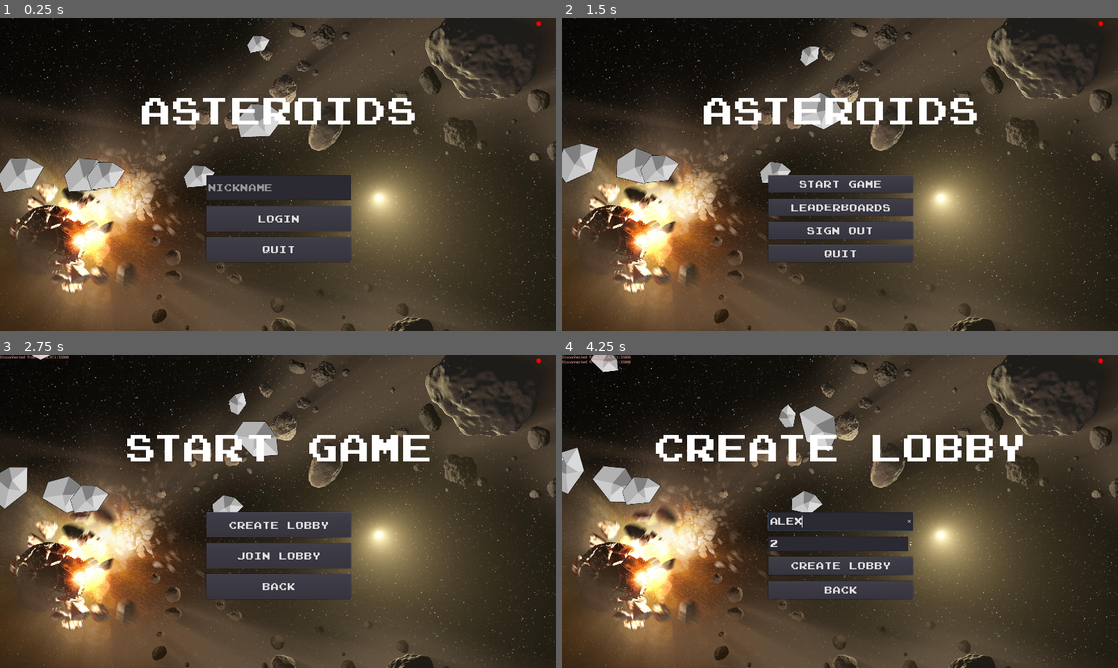
Above: before the commit, frames 1-4 (two rows, left to right).
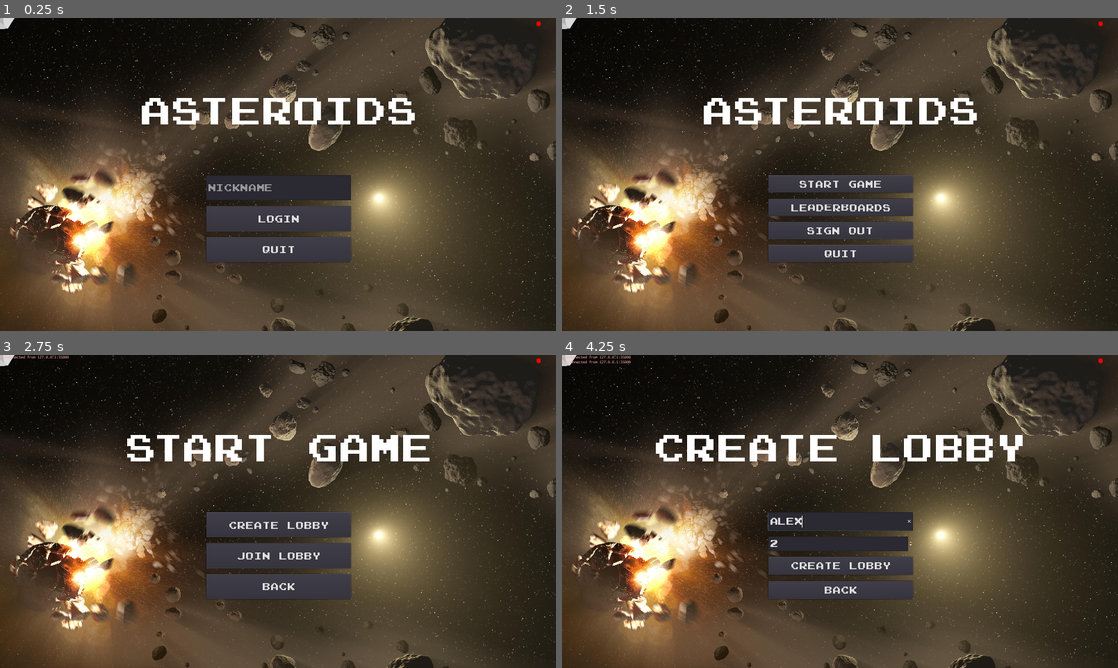
Above: after the commit, the same moments.

Repository: PapiCZ/kiv_ups
Game: Godot game, scene res://Game.tscn
Same seed, same stepped clock (60 frames per second), same inputs: the game is played once before the commit and once after it.
Inputs (mouse positions are in pixels of both pictures, inside the frame that each line leads up to):
- Up to frame 1 (0.25 s): no input
- Up to frame 2 (1.5 s): click (840, 187) at 0.52 s; type "Alex" at 0.6 s; click "Login" at 1.25 s
- Up to frame 3 (2.75 s): click "Start game" at 2 s
- Up to frame 4 (4.25 s): click "Create lobby" at 2.75 s; click (840, 520) at 3.52 s; type "Alex" at 3.6 s

The runs differ from the first frame. In frame 1, 2.5% of the frame differs, in the area x 0-52%, y 0-56%; in frame 2, 2.3%; in frame 3, 2.5%; in frame 4, 2.7%, in the area x 0-50%, y 0-51%.

Commit message:
For sure

Diff:
--- /dev/null
+++ b/client/InGame.tscn
@@ -0,0 +1,11 @@
+[gd_scene load_steps=3 format=2]
+
+[ext_resource path="res://objects/SpaceShip.tscn" type="PackedScene" id=1]
+[ext_resource path="res://objects/SpaceShip.gd" type="Script" id=2]
+
+[node name="InGame" type="Node2D"]
+
+[node name="SpaceShip" parent="." instance=ExtResource( 1 )]
+position = Vector2( 924.796, 549.546 )
+scale = Vector2( 0.2, 0.2 )
+script = ExtResource( 2 )
--- a/client/Menu.gd
+++ b/client/Menu.gd
@@ -24,7 +24,7 @@
 
 func load():
 	for menu in Menu.all().values():
-		emit_signal("menu_added", menu)
+		emit_signal("change_menu", menu)
 
 func all():
 	return menus
@@ -51,3 +51,7 @@
 	if len(menu_stack) >= 2:
 		menu_stack.pop_back()
 		emit_signal("change_menu", menu_stack.back())
+
+func hide_and_reset_stack():
+	menu_stack = []
+	emit_signal("change_menu", null)
--- a/client/forms/Background.gd
+++ b/client/forms/Background.gd
@@ -30,21 +30,23 @@
 	return Vector2(rand_range(-40, 40), rand_range(-40, 40))
 
 func reset_asteroid(asteroid):
-	var rect = OS.get_screen_size()
-	asteroid.position = random_asteroid_position(rect)
-	asteroid.rotation_ = rand_range(-20, 20)
-	var scale = rand_range(0.5, 1.5)
-	asteroid.get_node("Sprite").scale = Vector2(scale, scale)
-	asteroid.velocity = random_asteroid_velocity()
+	pass
+	# var rect = OS.get_screen_size()
+	# asteroid.position = random_asteroid_position(rect)
+	# asteroid.rotation_ = rand_range(-20, 20)
+	# var scale = rand_range(0.5, 1.5)
+	# asteroid.get_node("Sprite").scale = Vector2(scale, scale)
+	# asteroid.velocity = random_asteroid_velocity()
 
 # Called every frame. "delta" is the elapsed time since the previous frame.
 func _process(delta):
-	for a in asteroids:
-		a.position += a.velocity * delta
-		a.get_node("Sprite").rotation_degrees += a.rotation_ * delta
+	pass
+	# for a in asteroids:
+		# a.position += a.velocity * delta
+		# a.get_node("Sprite").rotation_degrees += a.rotation_ * delta
 
-		var size = OS.get_screen_size()
-		var r = Rect2(-100, -100, size[0] + 200, size[1] + 200)
+		# var size = OS.get_screen_size()
+		# var r = Rect2(-100, -100, size[0] + 200, size[1] + 200)
 
-		if not r.has_point(a.position):
-			reset_asteroid(a)
+		# if not r.has_point(a.position):
+		# 	reset_asteroid(a)
--- a/client/forms/FormWrapper.gd
+++ b/client/forms/FormWrapper.gd
@@ -12,4 +12,6 @@
 func _on_menu_changed(menu_root_node):
 	for i in range(0, get_child_count()):
 		call_deferred("remove_child", get_child(i))
-	call_deferred("add_child", menu_root_node)
+
+	if menu_root_node:
+		call_deferred("add_child", menu_root_node)
--- a/client/forms/join_lobby_menu/JoinLobby.gd
+++ b/client/forms/join_lobby_menu/JoinLobby.gd
@@ -13,8 +13,22 @@
 	for lobby in data[0].response.data.lobbies:
 		var button = Button.new()
 		button.text = "%-29s%d/%d" % [lobby.name, lobby.connected_players, lobby.players_limit]
+		button.connect("pressed", self, "_connect_lobby", [lobby.name])
 
 		$FormContainer/PanelContainer/ScrollContainer/LobbyList.add_child(button)
+
+func _connect_lobby(lobby_name):
+	Network.send({
+		"name": lobby_name
+	}, MessageTypes.JOIN_LOBBY, self, "_on_lobby_connected", [lobby_name])
+
+
+func _on_lobby_connected(data):
+	var menu = Menu.get(Menu.MENU_LEVEL.LOBBY, false)
+	menu.lobby_name = data[1]
+	menu.get_node("Label").text = "Lobby " + data[1]
+	Menu.go(Menu.MENU_LEVEL.LOBBY)
+	Menu.reset(Menu.MENU_LEVEL.LOBBY)
 
 func _on_Back_pressed():
 	Menu.back()
--- a/client/forms/lobby_menu/Lobby.gd
+++ b/client/forms/lobby_menu/Lobby.gd
@@ -1,14 +1,25 @@
 extends VBoxContainer
 
 var lobby_name
+var InGame = preload("res://InGame.tscn")
 
-# Called when the node enters the scene tree for the first time.
-func _ready():
-	pass # Replace with function body.
+func _load():
+	Network.send({}, MessageTypes.LIST_LOBBY_PLAYERS, self, "_on_lobby_players_loaded")
 
-# Called every frame. 'delta' is the elapsed time since the previous frame.
-#func _process(delta):
-#	pass
+	Network.connect_message(MessageTypes.START_GAME_RESPONSE, self, "_start_game")
+
+func _on_lobby_players_loaded(data):
+	if data[0].response.status:
+		for player_name in data[0].response.data.players:
+			$FormContainer/PlayersContainer.add_player(player_name)
+
+func _on_Start_pressed():
+	Network.disconnect_message(MessageTypes.START_GAME_RESPONSE)
+	Network.send({}, MessageTypes.START_GAME, self, "_start_game")
+
+func _start_game(data):
+	Menu.hide_and_reset_stack()
+	get_parent().get_parent().get_parent().add_child(InGame.instance())
 
 func _on_Back_pressed():
 	Network.send({
--- a/client/forms/lobby_menu/Lobby.tscn
+++ b/client/forms/lobby_menu/Lobby.tscn
@@ -1,9 +1,8 @@
-[gd_scene load_steps=6 format=2]
+[gd_scene load_steps=5 format=2]
 
 [ext_resource path="res://forms/lobby_menu/Lobby.gd" type="Script" id=1]
 [ext_resource path="res://fonts/joystix monospace.ttf" type="DynamicFontData" id=2]
-[ext_resource path="res://sprites/player_not_ready.png" type="Texture" id=3]
-[ext_resource path="res://fonts/joystix_monospace_small.tres" type="DynamicFont" id=4]
+[ext_resource path="res://forms/lobby_menu/PlayersContainer.gd" type="Script" id=3]
 
 [sub_resource type="DynamicFont" id=1]
 size = 130
@@ -11,9 +10,9 @@
 
 [node name="Lobby" type="VBoxContainer"]
 margin_left = 7.30593
-margin_top = 2.71115
+margin_top = -1.60587
 margin_right = 1303.3
-margin_bottom = 608.711
+margin_bottom = 604.394
 custom_constants/separation = 150
 script = ExtResource( 1 )
 
@@ -34,37 +33,22 @@
 size_flags_vertical = 5
 custom_constants/separation = 20
 
-[node name="HBoxContainer" type="HBoxContainer" parent="FormContainer"]
+[node name="PlayersContainer" type="HBoxContainer" parent="FormContainer"]
 margin_right = 500.0
-margin_bottom = 128.0
 size_flags_horizontal = 3
 alignment = 1
+script = ExtResource( 3 )
 
-[node name="VBoxContainer" type="VBoxContainer" parent="FormContainer/HBoxContainer"]
-editor/display_folded = true
-margin_left = 200.0
-margin_right = 300.0
-margin_bottom = 128.0
-
-[node name="TextureRect" type="TextureRect" parent="FormContainer/HBoxContainer/VBoxContainer"]
-margin_right = 100.0
-margin_bottom = 100.0
-rect_min_size = Vector2( 100, 100 )
-texture = ExtResource( 3 )
-expand = true
-stretch_mode = 6
-
-[node name="Label" type="Label" parent="FormContainer/HBoxContainer/VBoxContainer"]
-margin_top = 104.0
-margin_right = 100.0
-margin_bottom = 128.0
-custom_fonts/font = ExtResource( 4 )
-text = "asd"
-align = 1
+[node name="Start" type="Button" parent="FormContainer"]
+margin_top = 20.0
+margin_right = 500.0
+margin_bottom = 68.0
+text = "Start"
 
 [node name="Back" type="Button" parent="FormContainer"]
-margin_top = 148.0
+margin_top = 88.0
 margin_right = 500.0
-margin_bottom = 196.0
+margin_bottom = 136.0
 text = "Back"
+[connection signal="pressed" from="FormContainer/Start" to="." method="_on_Start_pressed"]
 [connection signal="pressed" from="FormContainer/Back" to="." method="_on_Back_pressed"]
--- /dev/null
+++ b/client/forms/lobby_menu/PlayersContainer.gd
@@ -0,0 +1,22 @@
+extends HBoxContainer
+
+var players = []
+
+func add_player(player_name):
+	players.append({
+		"name": player_name
+	})
+
+	var player_container = VBoxContainer.new()
+
+	var icon = TextureRect.new()
+	icon.texture = load("res://sprites/player_not_ready.png")
+
+	var player_name_label = Label.new()
+	player_name_label.text = player_name
+	player_name_label.align = player_name_label.ALIGN_CENTER
+
+	player_container.add_child(icon)
+	player_container.add_child(player_name_label)
+
+	add_child(player_container)
--- a/client/networking/KeepAlive.gd
+++ b/client/networking/KeepAlive.gd
@@ -3,7 +3,7 @@
 func send():
 	Network.send({
 		"ping": "pong"
-	}, MessageTypes.KEEP_ALIVE, self, "_check", null, self, "_network_error")
+	}, MessageTypes.KEEP_ALIVE, self, "_check", null, self, "_network_error", null)
 
 func _check(data):
 	var response = data[0].response
--- a/client/networking/MessageTypes.gd
+++ b/client/networking/MessageTypes.gd
@@ -13,3 +13,12 @@
 const DELETE_LOBBY_RESPONSE = 302
 const LIST_LOBBIES = 203
 const LIST_LOBBIES_RESPONSE = 303
+const JOIN_LOBBY = 204
+const JOIN_LOBBY_RESPONSE = 304
+const PLAYER_LOBBY_JOINED = 305
+const LIST_LOBBY_PLAYERS = 206
+const LIST_LOBBY_PLAYERS_RESPONSE = 306
+const START_GAME = 207
+const START_GAME_RESPONSE = 307
+const PLAYER_MOVE = 400
+const UPDATE_STATE = 500
--- a/client/networking/Network.gd
+++ b/client/networking/Network.gd
@@ -23,8 +23,23 @@
 onready var network_debug = get_tree().get_root().get_node("Game/NetworkDebug")
 onready var network_ping = get_tree().get_root().get_node("Game/NetworkPing")
 
+var connected_signals = {}
+
 func _ready():
 	mutex = Mutex.new()
+
+func connect_message(type, callback_obj, callback_func):
+	mutex.lock()
+	if not connected_signals.has(type):
+		connected_signals[type] = []
+
+	connected_signals[type].append([callback_obj, callback_func])
+	mutex.unlock()
+
+func disconnect_message(type):
+	mutex.lock()
+	connected_signals[type] = []
+	mutex.unlock()
 
 func network_ok():
 	network_debug.log("Connected to %s:%d" % [host, port])
@@ -45,34 +60,38 @@
 	var data = GameProtocol.encode(proto_message)
 	network_debug.log("Sent %s" % data.get_string_from_utf8())
 
-	var pr = PendingRequest.new()
-	pr.id = proto_message.request_id
-	pr.request = proto_message
-	pr.request_time = OS.get_ticks_msec()
-	pr._response_callback_obj = response_callback_obj
-	pr._response_callback_func = response_callback_func
-	pr._response_args = response_args
-	pr._timeout_callback_obj = timeout_callback_obj
-	pr._timeout_callback_func = timeout_callback_func
-	pr._timeout_args = timeout_args
-
-	if pr._timeout != null:
-		pr._timeout_timer = Timer.new()
-		add_child(pr._timeout_timer)
-		pr._timeout_timer.set_wait_time(pr._timeout)
-		var _timeout_args = [pr]
-		if pr._timeout_args != null:
-			for arg in pr._timeout_args:
-				_timeout_args.append(arg)
-		if pr._timeout_callback_obj != null and pr._timeout_callback_func != null:
-			pr._timeout_timer.connect("timeout", pr._timeout_callback_obj, pr._timeout_callback_func, _timeout_args)
-		pr._timeout_timer.connect("timeout", self, "_on_RequestTimeoutTimer_timeout", [pr])
-		pr._timeout_timer.start()
-
-	mutex.lock()
-	pending_requests[pr.id] = pr
-	client.put_data(data)
-	mutex.unlock()
+	if response_callback_obj != null or timeout_callback_obj != null:
+		var pr = PendingRequest.new()
+		pr.id = proto_message.request_id
+		pr.request = proto_message
+		pr.request_time = OS.get_ticks_msec()
+		pr._response_callback_obj = response_callback_obj
+		pr._response_callback_func = response_callback_func
+		pr._response_args = response_args
+		pr._timeout_callback_obj = timeout_callback_obj
+		pr._timeout_callback_func = timeout_callback_func
+		pr._timeout_args = timeout_args
+
+		if pr._timeout != null:
+			pr._timeout_timer = Timer.new()
+			add_child(pr._timeout_timer)
+			pr._timeout_timer.set_wait_time(pr._timeout)
+			var _timeout_args = [pr]
+			if pr._timeout_args != null:
+				for arg in pr._timeout_args:
+					_timeout_args.append(arg)
+			if pr._timeout_callback_obj != null and pr._timeout_callback_func != null:
+				pr._timeout_timer.connect("timeout", pr._timeout_callback_obj, pr._timeout_callback_func, _timeout_args)
+			pr._timeout_timer.connect("timeout", self, "_on_RequestTimeoutTimer_timeout", [pr])
+			pr._timeout_timer.start()
+
+		mutex.lock()
+		pending_requests[pr.id] = pr
+		client.put_data(data)
+		mutex.unlock()
+	else:
+		proto_message.queue_free()
+		client.put_data(data)
 
 	return data
 
@@ -94,10 +113,13 @@
 			return
 
 		var available_bytes = client.get_available_bytes()
-		if available_bytes:
-			var data_result = client.get_data(available_bytes)
-			mutex.unlock()
-			buff.append_array(data_result[1])
+		if available_bytes or len(buff):
+			if available_bytes:
+				var data_result = client.get_data(available_bytes)
+				mutex.unlock()
+				buff.append_array(data_result[1])
+			else:
+				mutex.unlock()
 			var result = GameProtocol.decode(buff)
 			var length = result[0]
 			var proto_message = result[1]
@@ -114,7 +136,7 @@
 				mutex.unlock()
 				pr.response = proto_message.message
 				pr.response_time = OS.get_ticks_msec()
-				network_ping.call_deferred("set_text", "%d ms" % (pr.response_time - pr.request_time))
+				network_ping.set_text("%d ms" % (pr.response_time - pr.request_time))
 				if pr._timeout_timer != null:
 					pr._timeout_timer.stop()
 					remove_child(pr._timeout_timer)
@@ -125,8 +147,24 @@
 						for arg in pr._response_args:
 							response_args.append(arg)
 					pr._response_callback_obj.call_deferred(pr._response_callback_func, response_args)
+				pr.request.queue_free()
+				pr._timeout_timer.queue_free()
+				pr.queue_free()
 			else:
 				mutex.unlock()
+
+			mutex.lock()
+			if connected_signals.has(proto_message.type):
+				for callback in connected_signals[proto_message.type]:
+					var pr = PendingRequest.new()
+					pr.response = proto_message.message
+					pr.response_time = OS.get_ticks_msec()
+					var response_args = [pr]
+					callback[0].call_deferred(callback[1], response_args)
+					pr.queue_free()
+
+			proto_message.queue_free()
+			mutex.unlock()
 
 			if len(buff) > length:
 				buff = buff.subarray(length, len(buff) - 1)
@@ -136,9 +174,7 @@
 			mutex.unlock()
 
 func set_auth_data(username):
-	mutex.lock()
 	self.username = username
-	mutex.unlock()
 
 func auth():
 	mutex.lock()
--- a/client/networking/NetworkDebug.gd
+++ b/client/networking/NetworkDebug.gd
@@ -8,4 +8,7 @@
 	call_deferred("_log", message)
 
 func _log(message):
+	if len(text) > 100000:
+		text = ""
+
 	text += str(message) + "\n"
--- a/client/networking/PendingRequest.gd
+++ b/client/networking/PendingRequest.gd
@@ -15,5 +15,5 @@
 var _timeout_callback_obj = null
 var _timeout_callback_func = null
 var _timeout_args
-var _timeout = 1 # seconds
+var _timeout = 0.3 # seconds
 var _timeout_timer = null
--- /dev/null
+++ b/client/objects/SpaceShip.gd
@@ -0,0 +1,41 @@
+extends KinematicBody2D
+
+export var max_speed = 300
+export var max_rotation_speed = 150
+var velocity = Vector2()
+
+func _process(delta):
+	var original_position = position
+	var original_velocity = velocity
+	var original_rotation = rotation
+
+	if Input.is_action_pressed("ui_up"):
+		velocity.x = 0
+		velocity.y = -1
+		velocity = velocity.rotated(rotation)
+	elif Input.is_action_pressed("ui_down"):
+		velocity.x = 0
+		velocity.y = 1
+		velocity = velocity.rotated(rotation)
+	else:
+		velocity.x = 0
+		velocity.y = 0
+
+	if Input.is_action_pressed("ui_left"):
+		rotation -= deg2rad(max_rotation_speed) * delta
+		velocity = velocity.rotated(-deg2rad(max_rotation_speed) * delta)
+	if Input.is_action_pressed("ui_right"):
+		rotation += deg2rad(max_rotation_speed) * delta
+		velocity = velocity.rotated(deg2rad(max_rotation_speed) * delta)
+
+	velocity = velocity * max_speed * delta
+	move_and_collide(velocity)
+
+	if position != original_position or velocity != original_velocity or rotation != original_rotation:
+		Network.send({
+			"pos_x": int(position.x),
+			"pos_y": int(position.y),
+			"velocity_x": velocity.x,
+			"velocity_y": velocity.y,
+			"rotation": rotation,
+		}, MessageTypes.PLAYER_MOVE)
--- /dev/null
+++ b/client/objects/SpaceShip.tscn
@@ -0,0 +1,17 @@
+[gd_scene load_steps=3 format=2]
+
+[ext_resource path="res://sprites/spaceship.png" type="Texture" id=1]
+
+[sub_resource type="CapsuleShape2D" id=1]
+radius = 95.9968
+height = 220.619
+
+[node name="SpaceShip" type="KinematicBody2D"]
+
+[node name="Sprite" type="Sprite" parent="."]
+position = Vector2( 1.13603, -0.550842 )
+scale = Vector2( 0.345918, 0.345918 )
+texture = ExtResource( 1 )
+
+[node name="CollisionShape2D" type="CollisionShape2D" parent="."]
+shape = SubResource( 1 )
Binary file changed: client/sprites/player_not_ready.png
Binary file added: client/sprites/spaceship.png
Not shown, added: client/sprites/spaceship.png.import
Not shown, changed: client/sprites/player_not_ready.xcf
Not shown, changed: server/game/actions/defs.go
Not shown, changed: server/game/actions/noningame.go
Not shown, added: server/game/gameserver/server.go
Not shown, added: server/game/gameserver/tree/nodes/basic.go
Not shown, added: server/game/gameserver/tree/nodes/spaceship.go
Not shown, added: server/game/gameserver/tree/tree.go
Not shown, changed: server/game/interfaces/player.go
Not shown, changed: server/game/interfaces/server.go
(and 4 more such lines)
